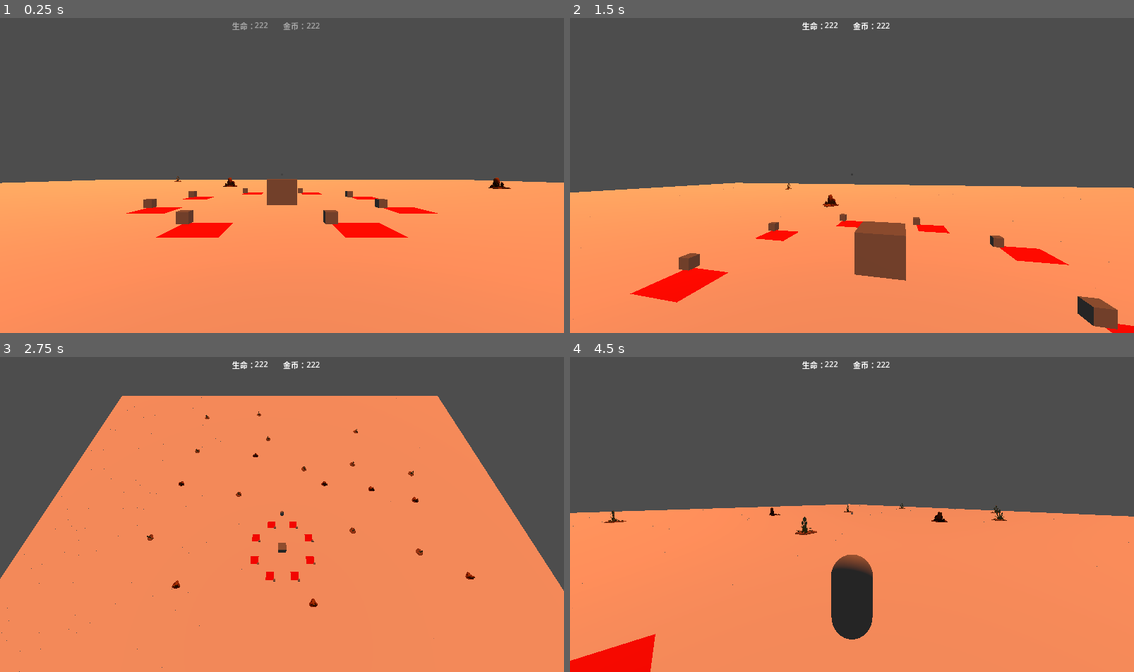
Above: before the commit, frames 1-4 (two rows, left to right).
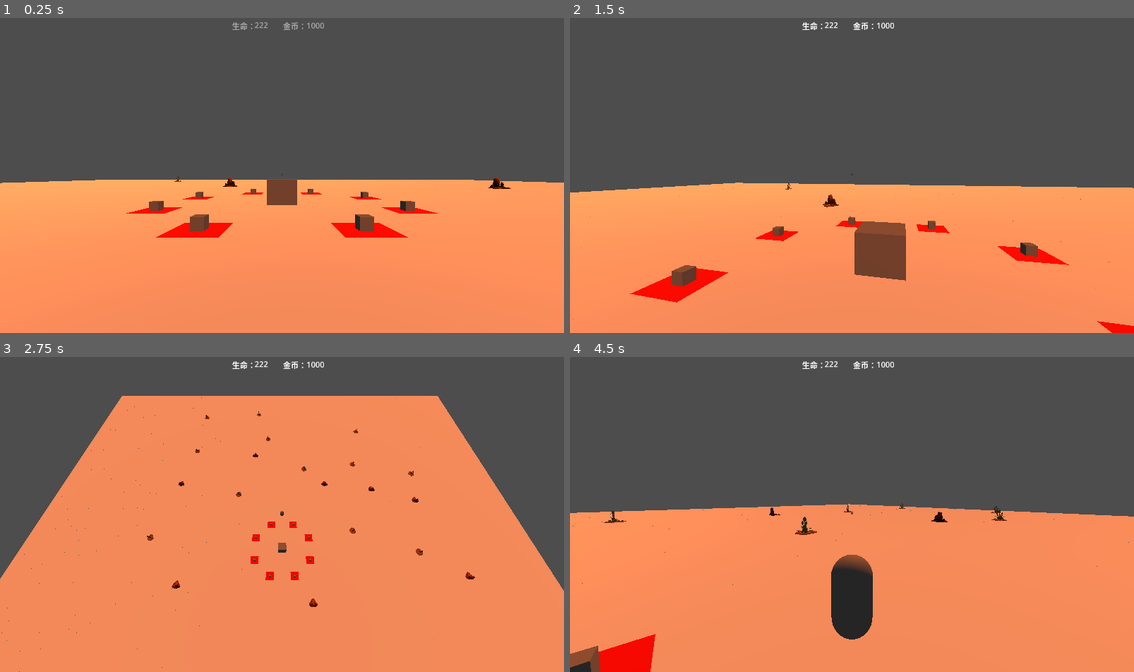
Above: after the commit, the same moments.

Repository: 17857310394/tf
Game: Godot game, scene res://scenes/levels/GameScene.tscn
Two runs of this game, one before a commit and one after it. Both use one fixed random seed, a clock stepped at 60 frames per second and the inputs below.
Inputs (mouse positions are in pixels of both pictures, inside the frame that each line leads up to):
- Up to frame 1 (0.25 s): no input
- Up to frame 2 (1.5 s): tap Enter at 0.5 s; move the mouse to (880, 172) at 0.52 s; hold W (move_forward) from 0.53 s (still down); tap E (interact) at 0.6 s; tap Space (jump) at 0.77 s; tap F (sold, bound only after the commit) at 0.8, 1.35 s; move the mouse to (823, 175) at 1.27 s
- Up to frame 3 (2.75 s): keep holding W (move_forward); tap Space (jump) at 1.52 s; tap E (interact) at 1.55 s; move the mouse to (293, 508) at 2.02 s; hold 2 (camera_birdseye) from 2.03 s (still down); tap F (sold, bound only after the commit) at 2.3 s
- Up to frame 4 (4.5 s): keep holding W (move_forward); move the mouse to (846, 517) at 2.77 s; release 2 (camera_birdseye) at 2.78 s; tap 1 (camera_first_person) at 2.85 s; tap Space (jump) at 3.02, 3.77 s; tap E (interact) at 3.05, 4.35 s; move the mouse to (891, 517) at 3.52 s; hold 3 (camera_third_person) 3.53-4.28 s; tap F (sold, bound only after the commit) at 3.8 s; move the mouse to (806, 508) at 4.27 s

The runs differ from the first frame. In frame 1, 1.0% of the frame differs, in the area x 25-74%, y 1-68%; in frame 2, 1.4%, in the area x 18-98%, y 1-99%; in frame 3, less than 0.1%; in frame 4, 0.4%.

Commit message:
2.2、2.3、2.4 防御塔的创建、出售、升级功能

Diff:
--- a/escape_from_the_red_planet/project.godot
+++ b/escape_from_the_red_planet/project.godot
@@ -19,6 +19,7 @@
 
 uiManager="*uid://3y051sdhh3w5"
 eventSystem="*uid://dyf1q5od8em42"
+gameManager="*uid://bsk3sul0t87bj"
 
 [display]
 
@@ -243,6 +244,11 @@
 }, Object(InputEventKey,"resource_local_to_scene":false,"resource_name":"","device":-1,"window_id":0,"alt_pressed":fals …(183 unchanged characters)…
 ]
 }
+sold={
+"deadzone": 0.5,
+"events": [Object(InputEventKey,"resource_local_to_scene":false,"resource_name":"","device":-1,"window_id":0,"alt_pressed":false,"shift_pressed":false,"ctrl_pressed":false,"meta_pressed":false,"pressed":false,"keycode":0,"physical_keycode":70,"key_label":0,"unicode":102,"location":0,"echo":false,"script":null)
+]
+}
 
 [rendering]
 
--- a/escape_from_the_red_planet/scenes/levels/GameScene.tscn
+++ b/escape_from_the_red_planet/scenes/levels/GameScene.tscn
@@ -2,11 +2,16 @@
 
 [ext_resource type="Script" uid="uid://bkjpo5r8rsw6y" path="res://scripts/GameScene.gd" id="1_ad7hb"]
 [ext_resource type="MeshLibrary" uid="uid://b0264gdqxa31j" path="res://scenes/new_mesh_library.tres" id="2_80jls"]
+[ext_resource type="Script" uid="uid://ydobcx74w1i5" path="res://scripts/player/PlayerData.gd" id="3_4vw1i"]
 [ext_resource type="Script" uid="uid://coae26oaktkt6" path="res://scripts/GridMap.gd" id="3_gssgs"]
 [ext_resource type="Script" uid="uid://ct1dvfmnxrkmk" path="res://scripts/player/PlayerController.gd" id="4_99d7c"]
 [ext_resource type="Script" uid="uid://qu0jxpgniuu5" path="res://scripts/managers/CameraManager.gd" id="5_12345"]
 
 [sub_resource type="Environment" id="Environment_0"]
+
+[sub_resource type="Resource" id="Resource_5p25d"]
+script = ExtResource("3_4vw1i")
+metadata/_custom_type_script = "uid://ydobcx74w1i5"
 
 [sub_resource type="CapsuleShape3D" id="CapsuleShape3D_0"]
 
@@ -34,6 +39,7 @@
 [node name="PlayerController" type="CharacterBody3D" parent="." unique_id=123456790]
 transform = Transform3D(1, 0, 0, 0, 1, 0, 0, 0, 1, 0, 1.1193368, 14.516912)
 script = ExtResource("4_99d7c")
+player_data = SubResource("Resource_5p25d")
 
 [node name="CollisionShape3D" type="CollisionShape3D" parent="PlayerController" unique_id=123456791]
 shape = SubResource("CapsuleShape3D_0")
--- a/escape_from_the_red_planet/scenes/towers/GroundAttackTower.tscn
+++ b/escape_from_the_red_planet/scenes/towers/GroundAttackTower.tscn
@@ -10,9 +10,6 @@
 
 [sub_resource type="SphereShape3D" id="SphereShape3D_8pne6"]
 
-[sub_resource type="BoxShape3D" id="BoxShape3D_1jwsj"]
-size = Vector3(1.5443115, 0.99090576, 1)
-
 [node name="GroundAttackTower" type="MeshInstance3D" unique_id=675662376 groups=["tower"]]
 script = ExtResource("1_xhclm")
 tower_data = SubResource("Resource_1jwsj")
@@ -23,10 +20,3 @@
 shape = SubResource("SphereShape3D_8pne6")
 
 [node name="tower-round-middle-b2" parent="." unique_id=1355972876 instance=ExtResource("3_3lkof")]
-
-[node name="StaticBody3D" type="StaticBody3D" parent="tower-round-middle-b2" unique_id=1750212126]
-transform = Transform3D(1, 0, 0, 0, 1, 0, 0, 0, 1, 0, 1.21002, 0)
-
-[node name="CollisionShape3D" type="CollisionShape3D" parent="tower-round-middle-b2/StaticBody3D" unique_id=172201015]
-transform = Transform3D(1, 0, 0, 0, 1, 0, 0, 0, 1, 0.043151855, -0.8937073, 0)
-shape = SubResource("BoxShape3D_1jwsj")
--- a/escape_from_the_red_planet/scenes/towers/TowerBase.tscn
+++ b/escape_from_the_red_planet/scenes/towers/TowerBase.tscn
@@ -26,3 +26,5 @@
 
 [node name="CollisionShape3D" type="CollisionShape3D" parent="Area3D" unique_id=1086080971]
 shape = SubResource("SphereShape3D_d6ujd")
+
+[node name="Tower" type="Node3D" parent="." unique_id=366637861]
--- a/escape_from_the_red_planet/scripts/GridMap.gd
+++ b/escape_from_the_red_planet/scripts/GridMap.gd
@@ -59,8 +59,8 @@
 		var tower_instance = tower_base.instantiate()
 		tower_instance.name = "tower_" + str(pos.x) + "_" + str(pos.y) + "_" + str(pos.z)
 
-		# 设置位置（在元素上方）
-		tower_instance.position = Vector3(pos.x, pos.y, pos.z) * cell_size + Vector3(0, 2, 0)
+		# 设置位置（在单元格中心上方）
+		tower_instance.position = (Vector3(pos.x, pos.y, pos.z) + Vector3(0.5, 0, 0.5)) * cell_size + Vector3(0, 2, 0)
 
 		# 添加到场景
 		add_child(tower_instance)
--- /dev/null
+++ b/escape_from_the_red_planet/scripts/managers/GameManager.gd
@@ -0,0 +1,28 @@
+# GameManager.gd
+# 游戏管理器类，用于管理游戏全局数据
+
+class_name GameManager extends Node
+
+# 单例实例
+static var instance: GameManager
+
+# 玩家数据
+var player_data: PlayerData
+
+# 初始化
+func _ready() -> void:
+	instance = self
+
+	# 初始化玩家数据
+	var PlayerData = preload("res://scripts/player/PlayerData.gd")
+	player_data = PlayerData.new()
+
+# 获取单例实例
+static func get_instance() -> GameManager:
+	if not instance:
+		print("Error: GameManager instance not found")
+	return instance
+
+# 获取玩家数据
+func get_player_data() -> PlayerData:
+	return player_data
--- a/escape_from_the_red_planet/scripts/managers/eventSystem/NoteType.gd
+++ b/escape_from_the_red_planet/scripts/managers/eventSystem/NoteType.gd
@@ -2,3 +2,4 @@
 static var note_type = "NoteType"
 static var player_main_interactive = "player_main_interactive"
 static var player_main_cross = "player_main_cross"
+static var player_main_money_change = "player_main_money_change"
--- a/escape_from_the_red_planet/scripts/player/PlayerController.gd
+++ b/escape_from_the_red_planet/scripts/player/PlayerController.gd
@@ -1,6 +1,7 @@
+
+
 class_name PlayerController
 extends CharacterBody3D
-
 # 移动参数
 @export var move_speed: float = 6.0
 @export var jump_height: float = 2.0
@@ -88,18 +89,8 @@
 
 	# 如果聚焦物体发生变化，更新状态并发出事件
 	if new_focused_object != focused_object:
-		# 发出失去聚焦的事件
-		if focused_object:
-			UIManager.instance.emit_event("player_stop_looking", focused_object)
-			print("玩家不再注视: " + focused_object.name)
-
 		# 更新聚焦物体
 		focused_object = new_focused_object
-
-		# 发出获得聚焦的事件
-		if focused_object:
-			UIManager.instance.emit_event("player_start_looking", focused_object)
-			print("玩家开始注视: " + focused_object.name)
 
 # 检测视线方向上的物体
 func _detect_looked_at_object() -> Node3D:
@@ -109,7 +100,7 @@
 	var camera_forward = -camera.global_transform.basis.z
 
 	# 设置射线长度
-	var ray_length = 1000.0  # 增加射线长度
+	var ray_length = 3  # 增加射线长度
 	var ray_end = camera_pos + camera_forward * ray_length
 
 	# 创建射线查询参数
--- /dev/null
+++ b/escape_from_the_red_planet/scripts/player/PlayerData.gd
@@ -0,0 +1,25 @@
+# PlayerData.gd
+# 玩家数据类，用于记录玩家的金币、生命值和分数
+
+class_name PlayerData extends Resource
+
+var gold: int = 1000  # 初始金币
+var health: int = 100  # 初始生命值
+var score: int = 0  # 初始分数
+
+# 增加金币
+func add_gold(amount: int) -> void:
+	gold += amount
+	print("Added gold: " + str(amount) + ", current gold: " + str(gold))
+	UIManager.instance.emit_event(NoteType.player_main_money_change)
+
+# 减少金币
+func remove_gold(amount: int) -> bool:
+	if gold >= amount:
+		gold -= amount
+		print("Removed gold: " + str(amount) + ", current gold: " + str(gold))
+		UIManager.instance.emit_event(NoteType.player_main_money_change)
+		return true
+	else:
+		print("Not enough gold! Need: " + str(amount) + ", current: " + str(gold))
+		return false
--- a/escape_from_the_red_planet/scripts/towers/BaseTower.gd
+++ b/escape_from_the_red_planet/scripts/towers/BaseTower.gd
@@ -26,7 +26,7 @@
 signal attack_started()  # 开始攻击时触发
 signal attack_completed()  # 攻击完成时触发
 signal upgraded(new_level)  # 升级时触发
-signal sold()  # 出售时触发
+signal sold(value)  # 出售时触发
 signal destroyed()  # 销毁时触发
 
 # 初始化
@@ -38,6 +38,8 @@
 	create_range_visualizer()
 	initialize_area3d()
 
+	sold.connect(on_sold)
+
 # func on_target_acquired():
 # 	pass
 
@@ -72,7 +74,7 @@
 # 目标选择
 # 功能：选择攻击目标
 func select_target():
-	var area = $Area3D
+	var area = $TriggerArea
 	if not area:
 		return
 
@@ -83,7 +85,7 @@
 		if body.is_in_group("enemies") and can_attack_target(body):
 			candidates.append(body)
 
-	if candidates.empty():
+	if candidates.size() == 0:
 		target = null
 		target_lost.emit()
 		return
@@ -152,21 +154,42 @@
 # 升级方法
 # 功能：升级防御塔
 func upgrade():
-	if level < tower_data.max_level:
-		level += 1
-		current_health = get_max_health()
-		if range_visualizer:
-			var mesh = range_visualizer.mesh as PlaneMesh
-			mesh.size = Vector2(get_current_range() * 2, get_current_range() * 2)
-		# 更新Area3D节点范围
-		var area = $Area3D
-		if area:
-			area.clear_shapes()
-			var shape = SphereShape3D.new()
-			shape.radius = get_current_range()
-			area.add_shape(shape)
-		play_upgrade_animation()
-		upgraded.emit(level)
+	# 检查 tower_data 是否存在
+	if not tower_data:
+		print("Error: tower_data is nil")
+		return
+
+	# 检查是否可以升级
+	if level >= tower_data.max_level:
+		print("Error: Tower has reached maximum level")
+		return
+
+	# 获取升级成本
+	var upgrade_cost = tower_data.get_upgrade_cost(level)
+
+	# 获取玩家数据
+	var player_data = GameManager.instance.get_player_data()
+	if not player_data:
+		print("Error: PlayerData not found")
+		return
+
+	# 检查玩家是否有足够的金币
+	if not player_data.remove_gold(upgrade_cost):
+		print("Not enough gold to upgrade tower! Need: " + str(upgrade_cost))
+		return
+
+	# 执行升级
+	level += 1
+	current_health = get_max_health()
+	if range_visualizer:
+		var mesh = range_visualizer.mesh as PlaneMesh
+		mesh.size = Vector2(get_current_range() * 2, get_current_range() * 2)
+	# 更新Area3D节点范围
+	$TriggerArea/CollisionShape3D.shape.radius = get_current_range()
+
+	play_upgrade_animation()
+	upgraded.emit(level)
+	print("Tower upgraded to level " + str(level) + ", cost: " + str(upgrade_cost))
 
 # 获取最大生命值
 # 功能：计算当前等级的最大生命值
@@ -210,11 +233,16 @@
 # 功能：出售防御塔并返回收益
 # 返回值：
 #   int: 出售获得的金币
-func sell() -> int:
-	var sell_value = int(tower_data.build_cost * 0.7 * pow(1.2, level - 1))
-	sold.emit()
+func sell() -> void:
+	var sell_value = get_sell_value()
+	sold.emit(sell_value)
 	queue_free()
-	return sell_value
+
+func get_sell_value()->int:
+	return int(tower_data.build_cost * 0.7 * pow(1.2, level - 1))
+
+func on_sold(value:int)->void:
+	GameManager.instance.player_data.add_gold(value)
 
 # 更新技能冷却
 # 功能：更新所有技能的冷却时间
@@ -358,15 +386,7 @@
 # 初始化Area3D节点
 # 功能：设置Area3D节点的碰撞形状和范围
 func initialize_area3d():
-	var area = $Area3D
-	if area:
-		# 清除现有形状
-		area.clear_shapes()
-		# 创建新的球体形状
-		var shape = SphereShape3D.new()
-		shape.radius = get_current_range()
-		# 添加形状到Area3D
-		area.add_shape(shape)
+	$TriggerArea/CollisionShape3D.shape.radius = get_current_range()
 
 # 播放升级动画
 # 功能：播放升级动画和特效
--- a/escape_from_the_red_planet/scripts/towers/TowerBase.gd
+++ b/escape_from_the_red_planet/scripts/towers/TowerBase.gd
@@ -1,10 +1,7 @@
-extends Area3D
+extends Node3D
 
 # 引入常量库
 const Constants = preload("res://scripts/constants.gd")
-
-# 触发盒节点
-var trigger_area: Area3D
 
 # 玩家是否在触发区域内
 var player_in_area: bool = false
@@ -20,39 +17,51 @@
 
 # Called when the node enters the scene tree for the first time.
 func _ready() -> void:
-	body_entered.connect(_on_body_entered)
-	body_exited.connect(_on_body_exited)
+	# $Area3D.body_entered.connect(_on_body_entered)
+	# $Area3D.body_exited.connect(_on_body_exited)
 
 	# 加载建筑预制体
 	ground_attack_tower_prefab = preload("res://scenes/towers/GroundAttackTower.tscn")
 
-# 当物体进入触发盒时调用
-func _on_body_entered(body: Node3D) -> void:
-	# 检查进入的物体是否为游戏角色
-	if body.name == Constants.PLAYER_NAME:
-		# 处理角色进入触发盒的逻辑
-		player_in_area = true
-		UIManager.instance.emit_event(NoteType.player_main_interactive,true)
-
-# 当物体离开触发盒时调用
-func _on_body_exited(body: Node3D) -> void:
-	# 检查离开的物体是否为游戏角色
-	if body.name == Constants.PLAYER_NAME:
-		# 处理角色离开触发盒的逻辑
-		player_in_area = false
-		UIManager.instance.emit_event(NoteType.player_main_interactive,false)
-
 # Called every frame. 'delta' is the elapsed time since the previous frame.
 func _process(_delta: float) -> void:
 	# 处理玩家输入
-	if player_in_area and Input.is_action_just_pressed("interact") and not has_built:
-		build_tower()
+	if player_looking:
+		if Input.is_action_just_pressed("interact"):
+			if not has_built:
+				build_tower()
+			else:
+				upgrade_tower()
+		if Input.is_action_just_pressed("sold") and has_built:
+			sell_tower()
 
 	# 检测玩家注视
 	_check_player_looking()
 
 # 建造炮塔
 func build_tower() -> void:
+	# 获取玩家数据
+	var player_data = GameManager.instance.get_player_data()
+	if not player_data:
+		print("Error: PlayerData not found")
+		return
+
+	# 获取建造成本
+	var tower_cost = 100  # 默认建造成本
+
+	# 尝试从 prefab 中获取 TowerData
+	var prefab_instance = ground_attack_tower_prefab.instantiate()
+	var tower_data = prefab_instance.tower_data
+	if tower_data.has_method("build_cost"):
+		tower_cost = tower_data.build_cost
+		print("Got tower cost from TowerData: " + str(tower_cost))
+	prefab_instance.queue_free()  # 销毁临时实例
+
+	# 检查玩家是否有足够的金币
+	if not player_data.remove_gold(tower_cost):
+		print("Not enough gold to build tower! Need: " + str(tower_cost))
+		return
+
 	# 实例化地面攻击炮塔
 	var tower_instance = ground_attack_tower_prefab.instantiate()
 
@@ -61,15 +70,51 @@
 	tower_instance.global_rotation = global_rotation
 
 	# 将炮塔添加到场景中
-	get_parent().add_child(tower_instance)
+	$Tower.add_child(tower_instance)
 
 	# 标记为已建造
 	has_built = true
 
+	refresh_interactive_ui()
 	# 隐藏当前的TowerBase
-	hide()
+	$MeshInstance3D.hide()
 
 	print("炮塔建造完成")
+
+# 升级炮塔
+func upgrade_tower() -> void:
+	# 获取炮塔实例
+	var tower_instance = $Tower.get_child(0)
+	if not tower_instance:
+		print("Error: Tower instance not found")
+		return
+
+	# 检查是否可以升级
+	if not tower_instance.has_method("upgrade"):
+		print("Error: Tower instance has no upgrade method")
+		return
+
+	# 调用升级方法
+	tower_instance.upgrade()
+	print("炮塔升级完成")
+
+# 出售炮塔
+func sell_tower() -> void:
+	# 获取炮塔实例
+	var tower_instance = $Tower.get_child(0)
+	if not tower_instance:
+		print("Error: Tower instance not found")
+		return
+
+	# 调用出售方法
+	tower_instance.sell()
+
+	# 标记为未建造
+	has_built = false
+
+	refresh_interactive_ui()
+	# 显示当前的TowerBase
+	$MeshInstance3D.show()
 
 # 检测玩家是否注视该单位
 func _check_player_looking() -> void:
@@ -79,12 +124,24 @@
 		return
 
 	# 检查玩家控制器当前聚焦的物体是否是自己
-	var is_looking = player_controller.focused_object == self
+	var is_looking = player_controller.focused_object == $StaticBody3D
 
 	# 如果状态发生变化，更新状态
 	if is_looking != player_looking:
 		player_looking = is_looking
-		if player_looking:
-			print("玩家开始注视该单位")
+		refresh_interactive_ui()
+
+
+func refresh_interactive_ui() -> void:
+	if player_looking:
+		print("玩家开始注视该单位")
+		# 检查 UIManager 是否存在
+		if !has_built:
+			UIManager.instance.emit_event(NoteType.player_main_interactive,true, "按“E”建造")
 		else:
-			print("玩家不再注视该单位")
+			UIManager.instance.emit_event(NoteType.player_main_interactive,true, "按“E”升级、按“F“出售")
+
+	else:
+		print("玩家不再注视该单位")
+		# 检查 UIManager 是否存在
+		UIManager.instance.emit_event(NoteType.player_main_interactive,false)
--- a/escape_from_the_red_planet/ui/scripts/PanelManager.gd
+++ b/escape_from_the_red_planet/ui/scripts/PanelManager.gd
@@ -82,6 +82,8 @@
 	# 销毁面板
 	if destroy:
 		# 延迟销毁，确保动画完成
+		if panel.has_method("dispose"):
+			panel.dispose()
 		panel.call_deferred("queue_free")
 
 # 销毁面板
--- a/escape_from_the_red_planet/ui/scripts/PlayerMain.gd
+++ b/escape_from_the_red_planet/ui/scripts/PlayerMain.gd
@@ -5,9 +5,16 @@
 func _ready() -> void:
 	UIManager.instance.register_event(NoteType.player_main_interactive,_oninteractive)
 	UIManager.instance.register_event(NoteType.player_main_cross,_oncross)
+	UIManager.instance.register_event(NoteType.player_main_money_change,_onmoney_change)
 
+func initialize(data: Dictionary) -> void:
+	$HBoxContainer/Container2/money.text = str(GameManager.instance.player_data.gold)
 
-func _oninteractive(event_name: String, interactive:bool) -> void:
+func _onmoney_change(event_name: String) -> void:
+	$HBoxContainer/Container2/money.text = str(GameManager.instance.player_data.gold)
+
+func _oninteractive(event_name: String,interactive:bool, interactive_text:String = "") -> void:
+	$interactive.text = interactive_text
 	$interactive.visible = interactive
 
 func _oncross(event_name: String, cross_index:int) -> void:
--- a/escape_from_the_red_planet/ui/scripts/UIPanel.gd
+++ b/escape_from_the_red_planet/ui/scripts/UIPanel.gd
@@ -48,3 +48,6 @@
 # 获取UIManager实例
 func get_ui_manager() -> UIManager:
 	return UIManager.instance
+
+func dispose() -> void:
+	pass
Not shown, added: escape_from_the_red_planet/scripts/managers/GameManager.gd.uid
Not shown, added: escape_from_the_red_planet/scripts/player/PlayerData.gd.uid
